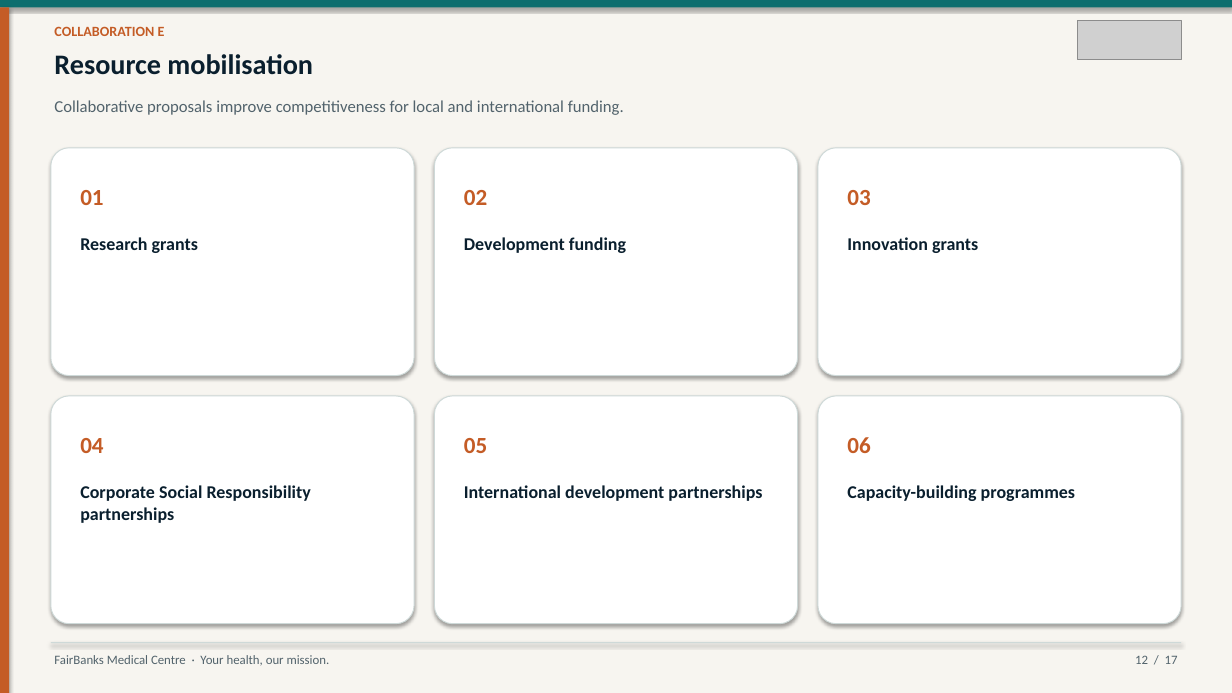
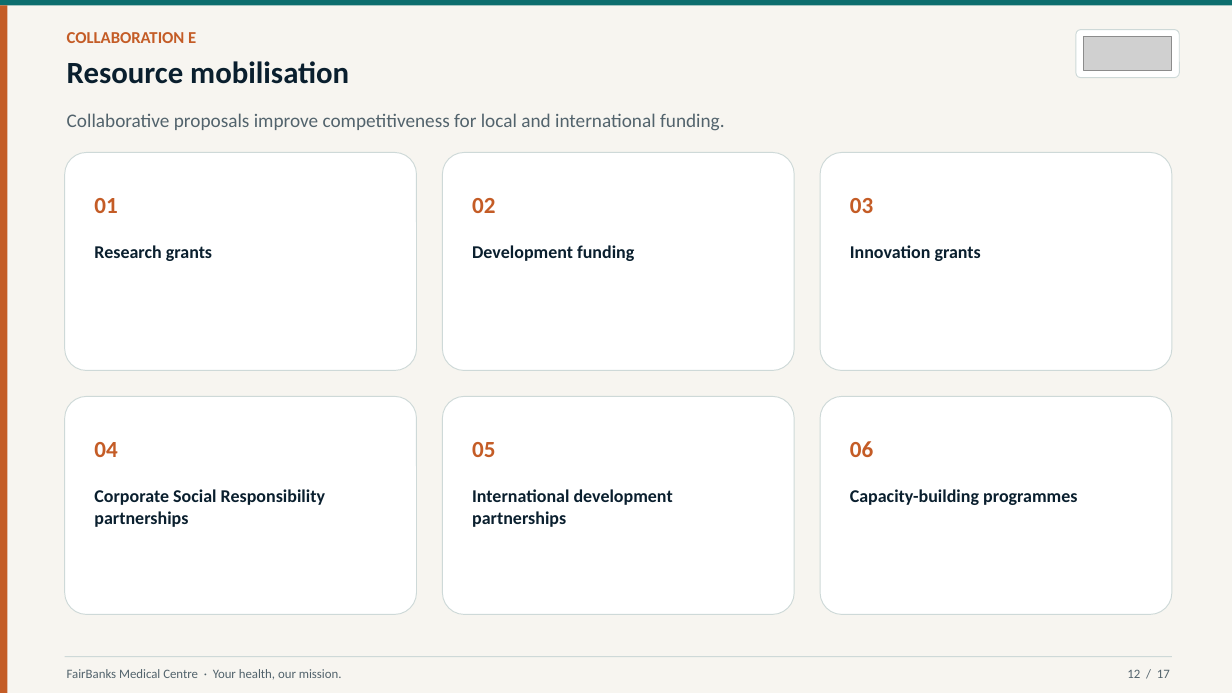
Before and after one commit to WASSWA2624/fairbanks, a slide deck: slide 12 of victoria/documents/victoria_ppt.pptx. Drawn at 1232x693 pixels with LibreOffice and Linux fonts; fonts in the diff are those of the drawing; grey boxes stand for pictures. Boxes give left, top, right and bottom in pixels: in the first picture for what was removed or moved away, otherwise in the second. Text is boxed around its words. In the diff, an @@ line names an element or a change of style, - is before the commit and + after.

Commit message:
Update Victoria University partnership proposal deck script and associated PowerPoint presentation. Adjusted branding details for clarity, improved layout dimensions, and refined text formatting. Updated images in the presentation to align with the latest assets.

```diff
--- a/victoria/documents/victoria_ppt.pptx
+++ b/victoria/documents/victoria_ppt.pptx
@@ text "COLLABORATION E": place and size @@
-text "COLLABORATION E" at (54,26,165,36)
+text "COLLABORATION E" at (67,32,196,43)
@@ text "COLLABORATION E" at (67,32,196,43): size 11 to 13 pt @@
@@ text "Resource mobilisation": place and size @@
-text "Resource mobilisation" at (54,54,313,75)
+text "Resource mobilisation" at (67,61,349,84)
@@ text "Resource mobilisation" at (67,61,349,84): size 22 to 24 pt @@
@@ rounded rectangle added at (1076,30,1179,78), fill #FFFFFF, outline #CED9D8 0.75 pt @@
@@ picture: place and size @@
-picture at (1078,20,1181,59)
+picture at (1083,37,1172,70)
@@ text "Collaborative proposals improve competitiveness for ...": place and size @@
-text "Collaborative proposals improve competitiveness for ..." at (54,100,624,115)
+text "Collaborative proposals improve competitiveness for ..." at (67,113,725,131)
@@ text "Collaborative proposals improve competitiveness for ..." at (67,113,725,131): size 13 to 15 pt @@
@@ rounded rectangle: place and size @@
-rounded rectangle at (51,148,414,375)
+rounded rectangle at (65,152,417,371)
@@ rounded rectangle: place and size @@
-rounded rectangle at (434,148,798,375)
+rounded rectangle at (443,152,795,371)
@@ rounded rectangle: place and size @@
-rounded rectangle at (818,148,1181,375)
+rounded rectangle at (821,152,1173,371)
@@ text "01": place and size @@
-text "01" at (80,190,103,205)
+text "01" at (94,198,117,213)
@@ text "02": place and size @@
-text "02" at (464,190,487,205)
+text "02" at (472,198,495,213)
@@ text "03": place and size @@
-text "03" at (847,190,870,205)
+text "03" at (850,198,873,213)
@@ text "Research grants": place and size @@
-text "Research grants" at (80,237,198,253)
+text "Research grants" at (94,245,212,261)
@@ text "Development funding": place and size @@
-text "Development funding" at (464,237,626,253)
+text "Development funding" at (472,245,634,261)
@@ text "Innovation grants": place and size @@
-text "Innovation grants" at (847,237,978,253)
+text "Innovation grants" at (850,245,981,261)
@@ shadow off; proportions changed in 6 elements at (443,152,795,371), (821,152,1173,371), (65,152,417,371), (443,396,795,615), (821,396,1173,615), (65,396,417,615) @@
@@ rounded rectangle: place and size @@
-rounded rectangle at (51,396,414,624)
+rounded rectangle at (65,396,417,615)
@@ rounded rectangle: place and size @@
-rounded rectangle at (434,396,798,624)
+rounded rectangle at (443,396,795,615)
@@ rounded rectangle: place and size @@
-rounded rectangle at (818,396,1181,624)
+rounded rectangle at (821,396,1173,615)
@@ text "04": place and size @@
-text "04" at (80,438,103,453)
+text "04" at (94,442,117,457)
@@ text "05": place and size @@
-text "05" at (464,438,487,453)
+text "05" at (472,442,495,457)
@@ text "06": place and size @@
-text "06" at (847,437,870,453)
+text "06" at (850,441,873,457)
@@ text "Corporate Social Responsibility partnerships": place and size @@
-text "Corporate Social Responsibility partnerships" at (80,485,311,523)
+text "Corporate Social Responsibility partnerships" at (94,489,325,527)
@@ text "International development partnerships" rewrapped from (464,485,762,501) to (472,489,673,527) @@
@@ text "Capacity-building programmes": place and size @@
-text "Capacity-building programmes" at (847,485,1075,501)
+text "Capacity-building programmes" at (850,489,1077,505)
@@ shadow off in 4 elements at (0,0,1232,693), (0,0,1232,6), (0,6,7,693), (65,656,1172,657) @@
@@ rectangle: place and size @@
-rectangle at (51,642,1181,643)
+rectangle at (65,656,1172,657)
@@ text "FairBanks Medical Centre · Your ...": place and size @@
-text "FairBanks Medical Centre · Your ..." at (54,655,330,666)
+text "FairBanks Medical Centre · Your ..." at (67,669,342,679)
@@ text "12 / 17": place and size @@
-text "12 / 17" at (1135,655,1178,664)
+text "12 / 17" at (1127,669,1170,678)
```
Also in this commit, not shown: 16 other slides changed, 2 other files.
